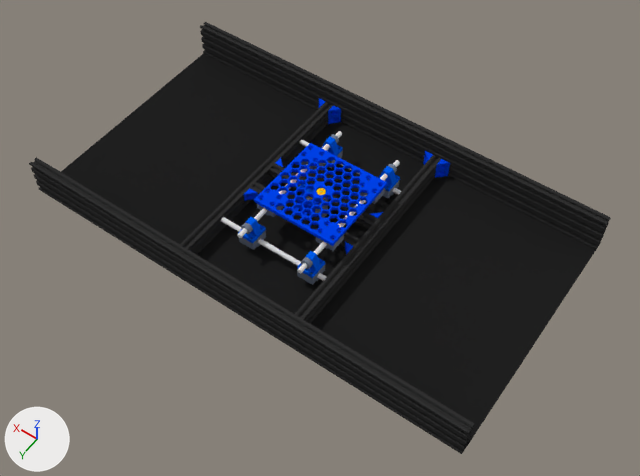
An edit to the Blender file blender/stepper_agitater.blend, drawn before and after from the same camera.
Camera for both pictures: a 50 mm camera at (-6.72, 9.17, 13.81) aimed at (-0.46, 0.4, 0.03). The lights are fixed; the arrows at lower left show +X, +Y and +Z.

Objects in the first picture: 'Plane', 'linearrails', 'plate', 'printedmounts_y'.
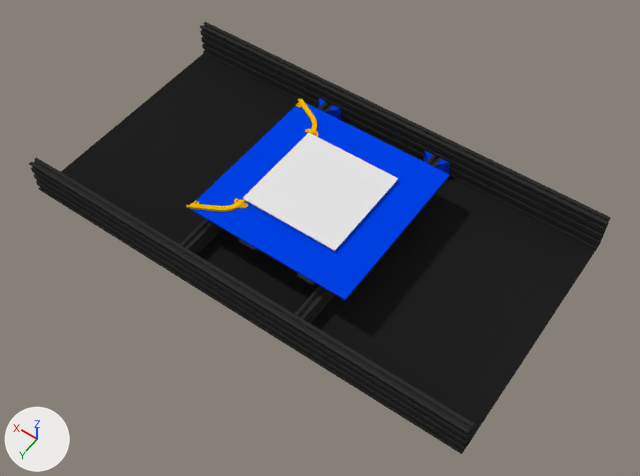
Commit message: updated agitator model

ob_wiresubtract2 is not drawn itself; it is used by a modifier of ob_tile2, ob_wiretunnel2.
ob_wiresubtract3 is not drawn itself; it is used by a modifier of ob_tile3, ob_wiretunnel2, ob_wiretunnel3.

Where the change shows, as pixel boxes [x1, y1, x2, y2] in the pictures (640 x 476 px):
'heatplate', added
    after: [243, 133, 398, 251]
'tile1', added (blue)
    after: [264, 215, 400, 300]
'tile4', added (blue)
    after: [355, 137, 450, 234]
'tile2', added (blue)
    after: [189, 151, 289, 253]
'tile3', added (blue)
    after: [248, 103, 373, 166]
'wiretunnel2', added
    after: [186, 198, 249, 212]
'wiretunnel3', added
    after: [295, 99, 319, 137]

What changed in the scene script:
```text
Change ob_plate:
    remove _m = ob_plate.modifiers.new('Boolean.002', 'BOOLEAN')
    remove _m.object = ob_hexremove
    remove _m.solver = 'FLOAT'
Add ob_tile1:
    ob_tile1 = bpy.data.objects.new('tile1', me_cube_003)  # a box spanning x -2.0..-0.2, y 0.0..1.8, z 0.86..0.9; in mat_blue (blue #0041e7); modifiers BOOLEAN, BOOLEAN
    ob_tile1.parent = ob_plate
    ob_tile1.location = (0.0, 0.0, 0.0)
Add ob_wiretunnel3:
    ob_wiretunnel3 = bpy.data.objects.new('wiretunnel3', me_cube_017)  # 87 vertices, 80 faces; spans x 0.7..1.6, y -1.8..-1.1, z 0.9..0.95; in mat_material_002 (yellow #e7b200); modifiers BOOLEAN, BOOLEAN
    ob_wiretunnel3.parent = ob_tile3
    ob_wiretunnel3.location = (0.0, 0.0, 0.0)
Add ob_wiresubtract3:
    ob_wiresubtract3 = bpy.data.objects.new('wiresubtract3', me_cylinder_015)  # 768 vertices, 706 faces; spans x -0.765..0.076, y 0.492..0.577, z -0.973..0.048
    ob_wiresubtract3.parent = ob_tile3
    ob_wiresubtract3.location = (1.588, -1.773, 0.38)
    ob_wiresubtract3.rotation_euler = (1.571, 0.0, 0.0)  # degrees (90, 0, 0)
Add ob_tile3:
    ob_tile3 = bpy.data.objects.new('tile3', me_cube_008)  # a box spanning x -0.2..1.6, y -1.8..0.0, z 0.86..0.9; in mat_blue (blue #0041e7); modifiers BOOLEAN, BOOLEAN, BOOLEAN, BOOLEAN
    ob_tile3.parent = ob_plate
    ob_tile3.location = (0.0, 0.0, 0.0)
Add ob_m3wiretunnels:
    ob_m3wiretunnels = bpy.data.objects.new('M3wiretunnels', me_cylinder_020)  # a 64-sided cylinder along z spanning x 0.73..0.77, y -1.17..-1.13, z 0.0..2.0; a 64-sided cylinder along z spanning x 0.93..0.97, y -1.17..-1.13, z 0.0..2.0; a 64-sided cylinder along z spanning x 0.73..0.77, y 1.13..1.17, z 0.0..2.0; a 64-sided cylinder along z spanning x 0.93..0.97, y 1.13..1.17, z 0.0..2.0; a 64-sided cylinder along z spanning x 1.54..1.58, y 1.62..1.66, z 0.0..2.0; a 64-sided cylinder along z spanning x 1.54..1.58, y -1.66..-1.62, z 0.0..2.0
    ob_m3wiretunnels.parent = ob_plate
    ob_m3wiretunnels.location = (0.0, 0.0, 0.0)
Add ob_wiretunnel2:
    ob_wiretunnel2 = bpy.data.objects.new('wiretunnel2', me_cube_022)  # 87 vertices, 80 faces; spans x 0.7..1.6, y 1.1..1.8, z 0.9..0.95; in mat_material_002 (yellow #e7b200); modifiers BOOLEAN, BOOLEAN, BOOLEAN
    ob_wiretunnel2.parent = ob_tile2
    ob_wiretunnel2.location = (0.0, 0.0, 0.0)
Add ob_tile2:
    ob_tile2 = bpy.data.objects.new('tile2', me_cube_021)  # a box spanning x -0.2..1.6, y 0.0..1.8, z 0.86..0.9; in mat_blue (blue #0041e7); modifiers BOOLEAN, BOOLEAN, BOOLEAN, BOOLEAN
    ob_tile2.parent = ob_plate
    ob_tile2.location = (0.0, 0.0, 0.0)
Add ob_wiresubtract2:
    ob_wiresubtract2 = bpy.data.objects.new('wiresubtract2', me_cylinder_019)  # 768 vertices, 706 faces; spans x 0.822..1.663, y 0.873..0.958, z -1.82..-0.8
    ob_wiresubtract2.parent = ob_tile2
    ob_wiresubtract2.location = (0.0, 0.0, 0.0)
    ob_wiresubtract2.rotation_euler = (1.571, 0.0, 0.0)  # degrees (90, 0, 0)
Add ob_tile4:
    ob_tile4 = bpy.data.objects.new('tile4', me_cube_012)  # a box spanning x -2.0..-0.2, y -1.8..0.0, z 0.86..0.9; in mat_blue (blue #0041e7); modifiers BOOLEAN, BOOLEAN
    ob_tile4.parent = ob_plate
    ob_tile4.location = (0.0, 0.0, 0.0)
Add ob_heatplate:
    ob_heatplate = bpy.data.objects.new('heatplate', me_cube_015)  # a box spanning x -1.27..0.87, y -1.07..1.07, z 0.95..0.98
    ob_heatplate.parent = ob_plate
    ob_heatplate.location = (0.0, 0.0, 0.0)
```
